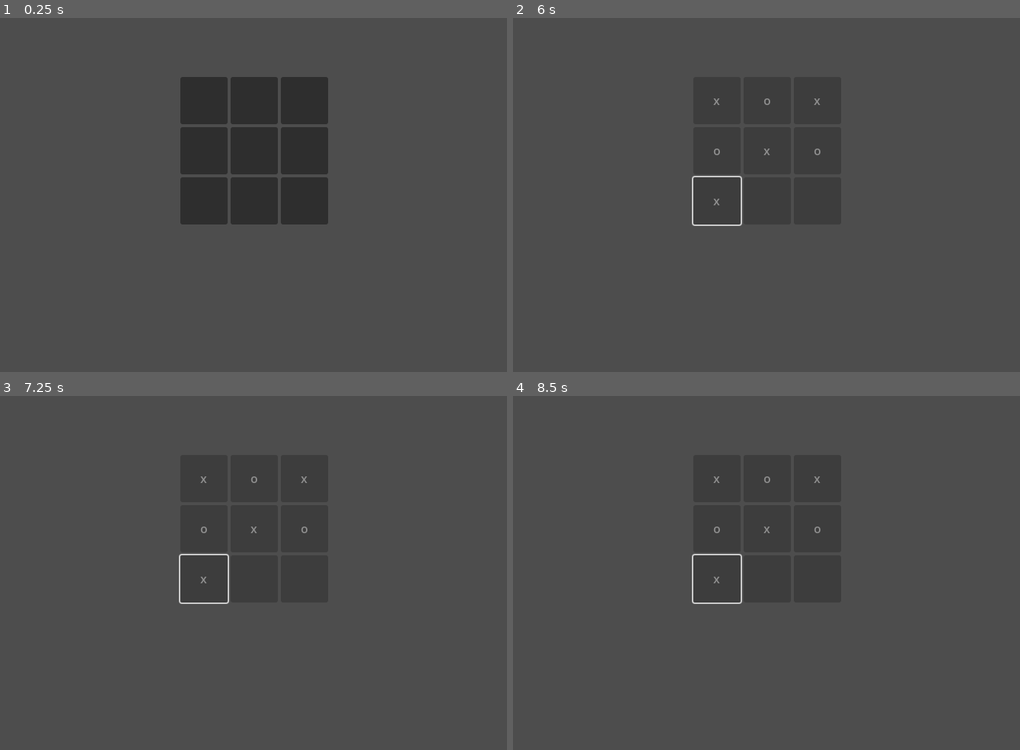
Above: before the commit, frames 1-4 (two rows, left to right).
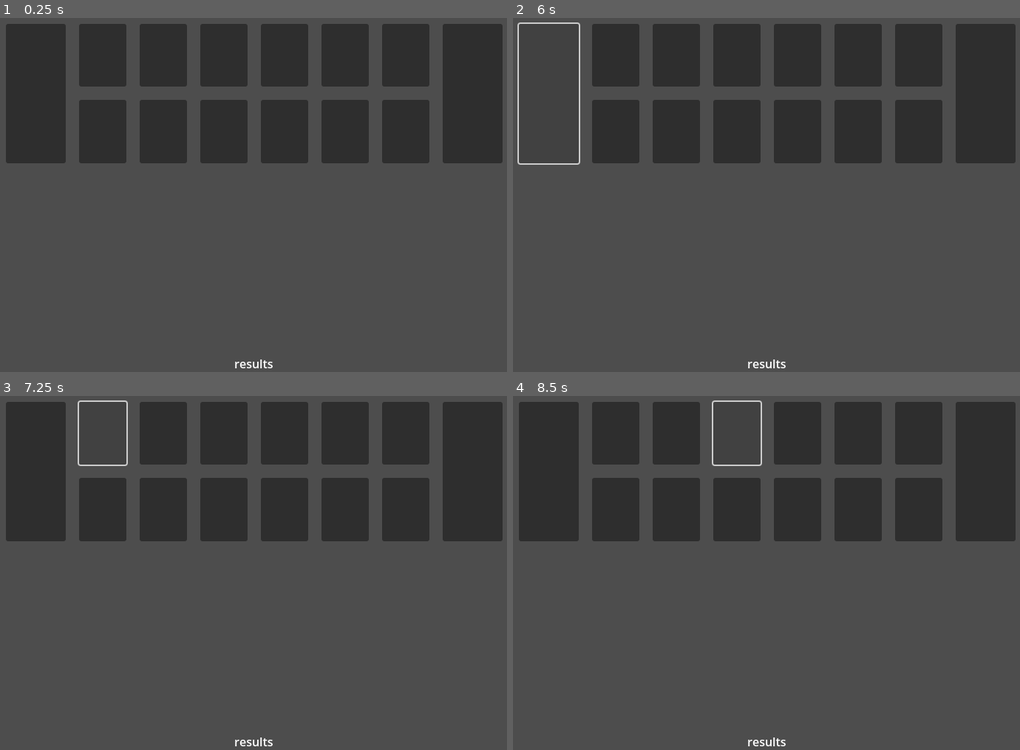
Above: after the commit, the same moments.

Repository: BrnLng/godot-bg-2511
Game: Godot game, scene res://scenes/main.tscn
The game is run twice, just before and just after one commit, with the same random seed, the same clock (stepped at 60 frames per second) and the same inputs.
Inputs (mouse positions are in pixels of both pictures, inside the frame that each line leads up to):
- Up to frame 1 (0.25 s): no input
- Up to frame 2 (6 s): click (715, 99) at 0.52 s; click (766, 99) at 1.27 s; click (817, 99) at 2.02 s; click (715, 152) at 2.77 s; click (766, 152) at 3.52 s; click (817, 152) at 4.27 s; click (715, 202) at 5.02 s; click (548, 92) at 5.77 s
- Up to frame 3 (7.25 s): click (101, 434) at 6.52 s
- Up to frame 4 (8.5 s): click (675, 434) at 7.27 s; click (736, 434) at 8.02 s

The runs differ from the first frame. In frame 1, 33% of the frame differs, in the area x 1-100%, y 1-99%; in frame 2, 21%; in frame 3, 24%; in frame 4, 24%.
Error after the commit: Parse Error: Function "reset_game()" not found in base self. (res://games/mancala.gd:185)

Commit message:
adding region and slots

Diff:
--- a/base_managers/game_base.gd
+++ b/base_managers/game_base.gd
@@ -1,7 +1,7 @@
 class_name GameBase
 extends Node2D
 
-enum PlayerRef { NONE, PLAYER_1, PLAYER_2 }
+enum PlayerRef { NONE, ANY, PLAYER_1, PLAYER_2, PLAYER_N }
 # enum PlayerPresence { NONE, PLAYER }
 var current_player: PlayerRef  #PlayerPresence
 # var players_types: Vector2  # x = Human players, y = Computer
@@ -12,20 +12,33 @@
 var is_game_over: bool = false
 
 
-
 func _ready() -> void:
 	# randomize()
-	initialize_base_game()
+	_initialize_base_game()
 
 
-func initialize_base_game() -> void:
+func _initialize_base_game() -> void:
 	TurnManager.turn_passed.connect(_on_turn_passed)
-	reset_game()
+	_reset_game()
 
 
-func reset_game() -> void:
+func _reset_game() -> void:
 	current_player = PlayerRef.PLAYER_1
 	is_game_over = false
+
+
+func _on_turn_passed() -> void:
+	# if player_queue:
+		# player_queue.append(current_player)
+		# current_player = player_queue.pop()
+	# else:
+	# current_player = (current_player + 1) % player_count()
+	# current_player = PlayerPresence.PLAYER_2 if current_player == PlayerPresence.PLAYER_1 else PlayerPresence.PLAYER_1
+	_switch_player()
+
+
+func _switch_player() -> void:
+	current_player = PlayerRef.PLAYER_2 if current_player == PlayerRef.PLAYER_1 else PlayerRef.PLAYER_1
 
 
 func get_current_player() -> PlayerRef:  # PlayerPresence:
@@ -47,20 +60,6 @@
 	TurnManager.pass_next()
 
 
-func _on_turn_passed() -> void:
-	# if player_queue:
-		# player_queue.append(current_player)
-		# current_player = player_queue.pop()
-	# else:
-	# current_player = (current_player + 1) % player_count()
-	# current_player = PlayerPresence.PLAYER_2 if current_player == PlayerPresence.PLAYER_1 else PlayerPresence.PLAYER_1
-	switch_player()
-
-
-func switch_player() -> void:
-	current_player = PlayerRef.PLAYER_2 if current_player == PlayerRef.PLAYER_1 else PlayerRef.PLAYER_1
-
-
 # func collect_player_choice(player_id, choice):
 	# choices[player_id] = choice
 	# if choices.size() == player_count:
--- /dev/null
+++ b/scenes/components/base_region.gd
@@ -0,0 +1,2 @@
+class_name BaseRegion
+extends Button
--- /dev/null
+++ b/scenes/components/base_slot.gd
@@ -0,0 +1,25 @@
+class_name BaseSlot
+extends BaseRegion
+
+const GRID_SLOT_MIN_SIZE = Vector2(64, 64)
+
+var player_owner := GameBase.PlayerRef.NONE : set=_set_player_owner, get=_get_player_owner
+
+
+func _ready():
+	custom_minimum_size = GRID_SLOT_MIN_SIZE
+	_reset_game()
+
+
+func _reset_game():
+	_set_player_owner(GameBase.PlayerRef.NONE)
+	disabled = false
+	text = ""
+
+
+func _set_player_owner(new_owner: GameBase.PlayerRef) -> void:
+	player_owner = new_owner
+
+
+func _get_player_owner() -> GameBase.PlayerRef:
+	return player_owner
--- /dev/null
+++ b/scenes/components/region_grid_slot.gd
@@ -0,0 +1,23 @@
+class_name GridSlotRegion
+extends BaseSlot
+
+
+var region_index: Vector2 = Vector2.ZERO : set=_set_region_index, get=_get_region_index
+
+signal on_clicked(index: Vector2)
+
+
+func _ready():
+	super._ready()
+	pressed.connect(_on_pressed)
+
+
+func _on_pressed():
+	on_clicked.emit(region_index)
+
+
+func _set_region_index(new_index: Vector2) -> void:
+	region_index = new_index
+
+func _get_region_index() -> Vector2:
+	return region_index
--- /dev/null
+++ b/scenes/components/region_grid_slot_indexed.gd
@@ -0,0 +1,16 @@
+class_name GridSlotIndexedRegion
+extends BaseSlot
+
+var region_index: int = -1
+var is_double_sided : bool = false
+
+signal on_clicked(index: int)
+
+
+func _ready():
+	super._ready()
+	pressed.connect(_on_pressed)
+
+
+func _on_pressed():
+	on_clicked.emit(region_index)
--- a/scenes/main.tscn
+++ b/scenes/main.tscn
@@ -1,9 +1,9 @@
 [gd_scene load_steps=3 format=3 uid="uid://yq803y5kqwgm"]
 
 [ext_resource type="Script" uid="uid://cgonuhnyh8bpo" path="res://scenes/main.gd" id="1_o5qli"]
-[ext_resource type="PackedScene" uid="uid://djjglnqt4cjl5" path="res://games/tic_tac_toe.tscn" id="2_0wfyh"]
+[ext_resource type="PackedScene" uid="uid://c15gpin4ksnge" path="res://games/mancala.tscn" id="2_0wfyh"]
 
 [node name="Main" type="Node2D"]
 script = ExtResource("1_o5qli")
 
-[node name="G-TTT" parent="." instance=ExtResource("2_0wfyh")]
+[node name="G-Mancala" parent="." instance=ExtResource("2_0wfyh")]
Not shown, added: scenes/components/base_region.gd.uid
Not shown, added: scenes/components/base_slot.gd.uid
Not shown, added: scenes/components/region_grid_slot.gd.uid
Not shown, added: scenes/components/region_grid_slot_indexed.gd.uid
